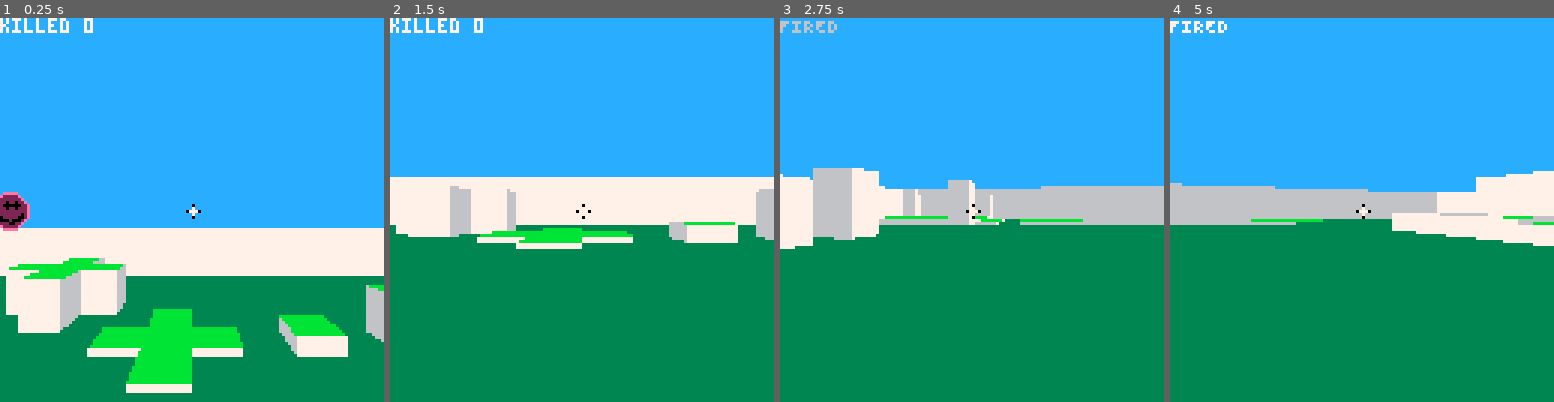
Above: before the commit, frames 1-4 (left to right).
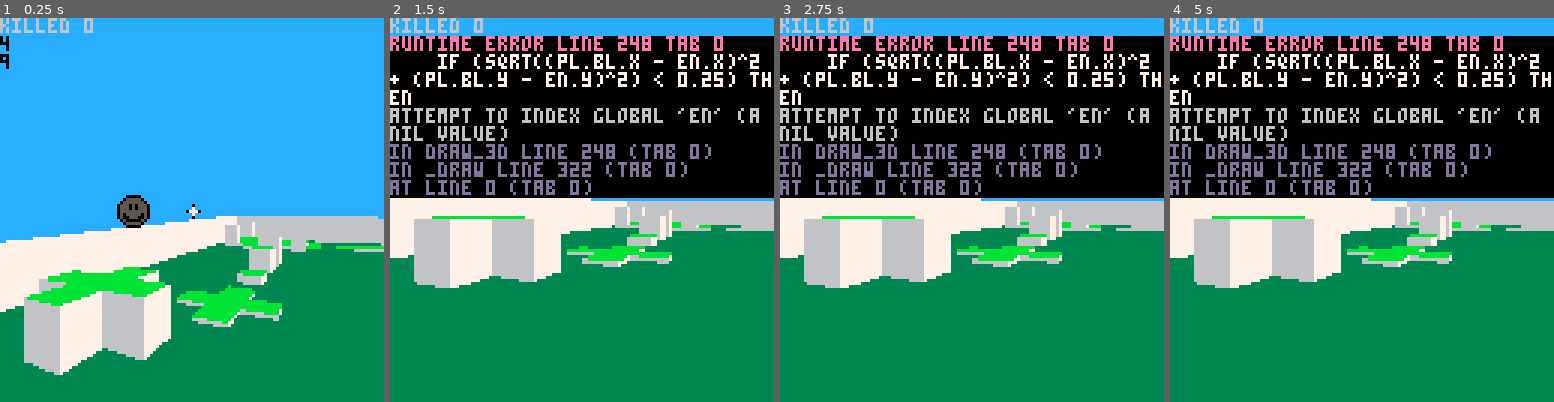
Above: after the commit, the same moments.

Repository: gotsunami/picomaze
Game: PICO-8 cartridge picomaze.p8
Same seed, same stepped clock (60 frames per second), same inputs: the game is played once before the commit and once after it.
Inputs:
- Up to frame 1 (0.25 s): no input
- Up to frame 2 (1.5 s): tap O (Z key) at 0.7 s
- Up to frame 3 (2.75 s): hold Right 1.6-2.1 s; tap O (Z key) at 1.7, 2.1, 2.5 s; hold Up 2.15-2.42 s; hold Right from 2.47 s (still down)
- Up to frame 4 (5 s): tap O (Z key) every 0.4 s from 2.9 to 4.9 s; release Right at 3.03 s; hold Left 3.08-3.58 s; hold Down 3.63-3.97 s; hold Right 4.02-4.68 s; hold Up from 4.73 s (still down)

The runs differ from the first frame. In frame 1, 27% of the frame differs, in the area x 0-100%, y 0-98%; in frame 2, 55%; in frame 3, 53%; in frame 4, 58%, in the area x 0-100%, y 0-71%.
Error after the commit: runtime error line 248 tab 0; if (sqrt((pl.bl.x - en.x)^2 + (pl.bl.y - en.y)^2) < 0.25) then; attempt to index global 'en' (a nil value)

Commit message:
Add several enemies

Diff:
--- a/picomaze.p8
+++ b/picomaze.p8
@@ -2,110 +2,134 @@
 version 4
 __lua__
 
-
+----------------------------------------
+-- helpers for the map
+----------------------------------------
+-- get a position of the map
+function mc(x,y)
+   return mget(x,y)
+end
+
+-- get the altitude of a point of the map
+function mz(x,y)
+   local col=mget(x,y)
+   return 16-col*0.2
+end
+
+----------------------------------------
+-- functions for all smileys/players
+----------------------------------------
+-- init a smiley
+function init_smiley(cnt)
+   sm={}
+   -- init id and colors
+   sm.id = cnt
+   sm.cl = {cnt, 0}
+   -- init position
+   sm.x = 1+flr(rnd(29)) sm.y = 1+flr(rnd(29))
+   sm.z = 12
+   sm.dz = 0
+   sm.dv = 0.2
+   -- init angle
+   sm.d = rnd(1)
+   sm.dt = 0.1
+   -- init life and score
+   sm.l = 3
+   sm.s = 0
+   -- init bullet
+   sm.bl={}
+   sm.bl.x = sm.x sm.bl.y = sm.y
+   sm.bl.d = sm.d
+   sm.bl.z = sm.z
+   sm.bl.fired=false
+   return sm
+end
+
+-- move a smiley (sm) according to its speed (dv)
+function move(sm,dv)
+   if (sm.z >= mz(sm.x,sm.y) and sm.dz >=0) then
+      sm.z = mz(sm.x,sm.y)
+      sm.dz = 0
+   else
+      sm.dz=sm.dz+0.01
+      sm.z =sm.z + sm.dz
+   end
+
+   dx = cos(sm.d)*dv
+   dy = sin(sm.d)*dv
+   -- collision test!!!
+   if (mz(sm.x+dx*3, sm.y+dy*3) >
+       sm.z - 0.4) then
+      sm.x=sm.x+dx
+      sm.y=sm.y+dy
+      return true
+   end
+   return false
+end
+
+-- add a hit: sh (shooter) > ta (target)
+function hit(sh, ta)
+   ta.l = flr(ta.l - 1)
+   if (ta.l == 0) then
+      sh.s += 1
+      return init_smiley(ta.id)
+   end
+   return ta
+end
+
+----------------------------------------
+-- functions for AI smileys/players
+-- call AI_move(pl) to test algorithm
+----------------------------------------
+function AI_move(sm)
+   if (move(sm, sm.dv) == false) then
+      sm.d += sm.dt
+   else
+      sm.dt = .01 * sgn(rnd(1)-.5)
+   end
+end
+
+----------------------------------------
+-- pico-8 structural functions
+----------------------------------------
 function _init()
  state = ""
- score = 0 pl={}
- pl.x = 12 pl.y = 12
- pl.z = 12
- pl.d = 0.25
- pl.dz = 0
- pl.jetpack=false
-
- bl={}
- bl.x = pl.x bl.y = pl.y
- bl.d = pl.d
- bl.z = pl.z
- bl.fired=false
-
- en={}
- en.x = 8.5 en.y = 6.5
- en.z = 15.8
- en.d = 0.75
- en.dt = 0.1
- en.dz = 0
- en.l = 3
-end
-
-function mc(x,y)
- return mget(x,y)
-end
-
-function mz(x,y)
- local col=mget(x,y)
- return 16-col*0.2
-end
-
-function move(pl,m)
-   -- z means player feet
-   if (pl.z >= mz(pl.x,pl.y) and pl.dz >=0) then
-      pl.z = mz(pl.x,pl.y)
-      pl.dz = 0
-   else
-      pl.dz=pl.dz+0.01
-      pl.z =pl.z + pl.dz
-   end
-
-   dx = cos(pl.d)*m
-   dy = sin(pl.d)*m
-   -- collision test!!!
-   if (mz(pl.x+dx*3, pl.y+dy*3) >
-       pl.z - 0.4) then
-      pl.x=pl.x+cos(pl.d)*m
-      pl.y=pl.y+sin(pl.d)*m
-      return true
-   end
-   return false
-end
-
-function hit(en)
-   en.l = flr(en.l - 1)
-   if (en.l == 0) then
-      score += 1
-      en.l = 3
-      en.x = rnd(32)
-      en.y = rnd(32)
-      en.z = 15.8
-   end
+ pl = init_smiley(1)
+
+ ens = {}
+ for cnt in all({2, 3, 4, 5, 6}) do
+    add(ens, init_smiley(cnt))
+ end
 end
 
 function _update()
-
- if (btn(0)) then pl.d=(pl.d+0.01)%1 end
- if (btn(1)) then pl.d=(pl.d+0.99)%1 end
-
- if (btn(2)) then m = 0.2
- else
-    if (btn(3)) then m = -0.2
-    else
-       m = 0
-    end
- end
-
- move(pl, m)
-
- if (btn(4)) then
-    if (bl.fired==false) then
-       bl.d = pl.d
-       bl.x = pl.x
-       bl.y = pl.y
-       bl.z = pl.z
-       bl.fired = true
-    end
-
-  --if (pl.jetpack or
-  --    mz(pl.x,pl.y) < pl.z+0.1)
-  --then
-  -- pl.dz=-0.15
-  --end
- end
-
- if (move(en, 0.2) == false) then
-    en.d += en.dt
- else
-    en.dt = .01 * sgn(rnd(1)-.5)
- end
- en.l = min(en.l + 0.005, 3)
+   -- player rotation --
+   if (btn(0)) then pl.d=(pl.d+0.01)%1 end
+   if (btn(1)) then pl.d=(pl.d+0.99)%1 end
+
+   -- player move --
+   m = 0
+   if (btn(2)) then m = 0.2 else if (btn(3)) then m = -0.2 end end
+
+   move(pl, m)
+
+   -- player fire --
+   if (btn(4)) then
+      if (pl.bl.fired==false) then
+	 pl.bl.d = pl.d
+	 pl.bl.x = pl.x
+	 pl.bl.y = pl.y
+	 pl.bl.z = pl.z
+	 pl.bl.fired = true
+      end
+   end
+
+   for en in all(ens) do
+      -- move --
+      AI_move(en)
+      -- life restore --
+      en.l = min(en.l + 0.005, 3)
+   end
 
 end
 
@@ -184,8 +208,6 @@
    celz=16-col*0.2
 
 
---   print(ix.." "..iy.." "..col)
-
    if (col==15) then skip=false end
 
    --discard close hits
@@ -198,7 +220,6 @@
 
    -- draw ground to new point
    if (sy1 < sy) then
-    --line(sx,sy1-1,sx,sy,col0)
     gcol=3
     if(celz0 < 16) then gcol=11 end
     line(sx,sy1-1,sx,sy,gcol)
@@ -223,22 +243,22 @@
 
  -- draw bullet
  cursor(0,0) print(state)
- state = "killed "..score
- if (bl.fired==true) then
+ state = "killed "..pl.s
+ if (pl.bl.fired==true) then
     state = "FIRED"
-    bl.x=bl.x+cos(bl.d)*0.55
-    bl.y=bl.y+sin(bl.d)*0.55
-    if (sqrt((bl.x - en.x)^2 + (bl.y - en.y)^2) < 0.25) then
-       hit(en)
-       bl.fired = false
+    pl.bl.x=pl.bl.x+cos(pl.bl.d)*0.55
+    pl.bl.y=pl.bl.y+sin(pl.bl.d)*0.55
+    if (sqrt((pl.bl.x - en.x)^2 + (pl.bl.y - en.y)^2) < 0.25) then
+       en = hit(pl, en)
+       pl.bl.fired = false
     end
-    local wz = mz(bl.x, bl.y)
-    if (wz < 13.1 or wz < bl.z - .5) then
-       bl.fired = false
+    local wz = mz(pl.bl.x, pl.bl.y)
+    if (wz < 13.1 or wz < pl.bl.z - .5) then
+       pl.bl.fired = false
     else
-       local dt = pl.d - atan2(bl.x - pl.x, bl.y - pl.y)
+       local dt = pl.d - atan2(pl.bl.x - pl.x, pl.bl.y - pl.y)
        if (abs(dt) < 0.3) then
-	  local r = 10 / sqrt((bl.x - pl.x)^2 + (bl.y - pl.y)^2)
+	  local r = 10 / sqrt((pl.bl.x - pl.x)^2 + (pl.bl.y - pl.y)^2)
 	  local dx = 90 * sin(dt)
 	  circfill(64-dx,64,r,10)
 	  circ(64-dx,64,r,1)
@@ -247,43 +267,51 @@
  end
 
  -- draw enemy
- local dt = pl.d - atan2(en.x - pl.x, en.y - pl.y)
- if (abs(dt) < 0.3) then
-    local r = 32 / sqrt((en.x - pl.x)^2 + (en.y - pl.y)^2)
-    local dx = 90 * sin(dt)
-    circfill(64-dx,64,r,2)
-    circ(64-dx,64,r,14)
-    circfill(64-dx-r/3.5,64-r/3.5,r/7,0)
-    circfill(64-dx-r/3.5,64-r/4.6,r/6,0)
-    circfill(64-dx-r/3.5,64-r/6,r/7,0)
-
-    circfill(64-dx+r/3.5,64-r/3.5,r/7,0)
-    circfill(64-dx+r/3.5,64-r/4.6,r/6,0)
-    circfill(64-dx+r/3.5,64-r/6,r/7,0)
-
-    if (en.l == 3) then       -- happy
-       local x, y, r = 64-dx, 64-r*0.1, r/1.3
-       for angle = 210, 330.0 do
-	  local ptx, pty = x + r * cos( angle / 360 ), y + r * sin( angle / 360 )
-	  pset( ptx, pty,0 )
+ cnt = 0
+ for en in all(ens) do
+    cnt += 1
+    local dt = pl.d - atan2(en.x - pl.x, en.y - pl.y)
+    if (abs(dt) < 0.3) then
+       local r = 32 / sqrt((en.x - pl.x)^2 + (en.y - pl.y)^2)
+       local dx = 90 * sin(dt)
+       -- contour --
+       circfill(64-dx,64,r,en.cl[1])
+       circ(64-dx,64,r,en.cl[0])
+
+       -- eyes
+       circfill(64-dx-r/3.5,64-r/3.5,r/7,en.cl[0])
+       circfill(64-dx-r/3.5,64-r/4.6,r/6,en.cl[0])
+       circfill(64-dx-r/3.5,64-r/6,r/7,en.cl[0])
+
+       circfill(64-dx+r/3.5,64-r/3.5,r/7,en.cl[0])
+       circfill(64-dx+r/3.5,64-r/4.6,r/6,en.cl[0])
+       circfill(64-dx+r/3.5,64-r/6,r/7,en.cl[0])
+
+       -- mouth
+       if (en.l == 3) then       -- happy
+	  local x, y, r = 64-dx, 64-r*0.1, r/1.3
+	  for angle = 210, 330.0 do
+	     local ptx, pty = x + r * cos( angle / 360 ), y + r * sin( angle / 360 )
+	     pset( ptx, pty,en.cl[0])
+	  end
        end
-    end
-    if (flr(en.l) == 2) then       -- neutral
-       line(64-dx-r/2,64+r/3,64-dx+r/2,64+r/3)
-    end
-    if (flr(en.l) == 1) then       -- unhappy
-       local x, y, r = 64-dx, 64+r, r/1.3
-       for angle = 30, 150.0 do
-	  local ptx, pty = x + r * cos( angle / 360 ), y + r * sin( angle / 360 )
-	  pset( ptx, pty,0 )
+       if (flr(en.l) == 2) then       -- neutral
+	  line(64-dx-r/2,64+r/3,64-dx+r/2,64+r/3,en.cl[0])
+       end
+       if (flr(en.l) == 1) then       -- unhappy
+	  local x, y, r = 64-dx, 64+r, r/1.3
+	  for angle = 30, 150.0 do
+	     local ptx, pty = x + r * cos( angle / 360 ), y + r * sin( angle / 360 )
+	     pset( ptx, pty,en.cl[0])
+	  end
        end
     end
  end
 
 
 -- cursor(0,0) color(7)
--- print(pl.x)
--- print(pl.y)
+ print(pl.x)
+ print(pl.y)
 -- print(stat(1))
 end
 
